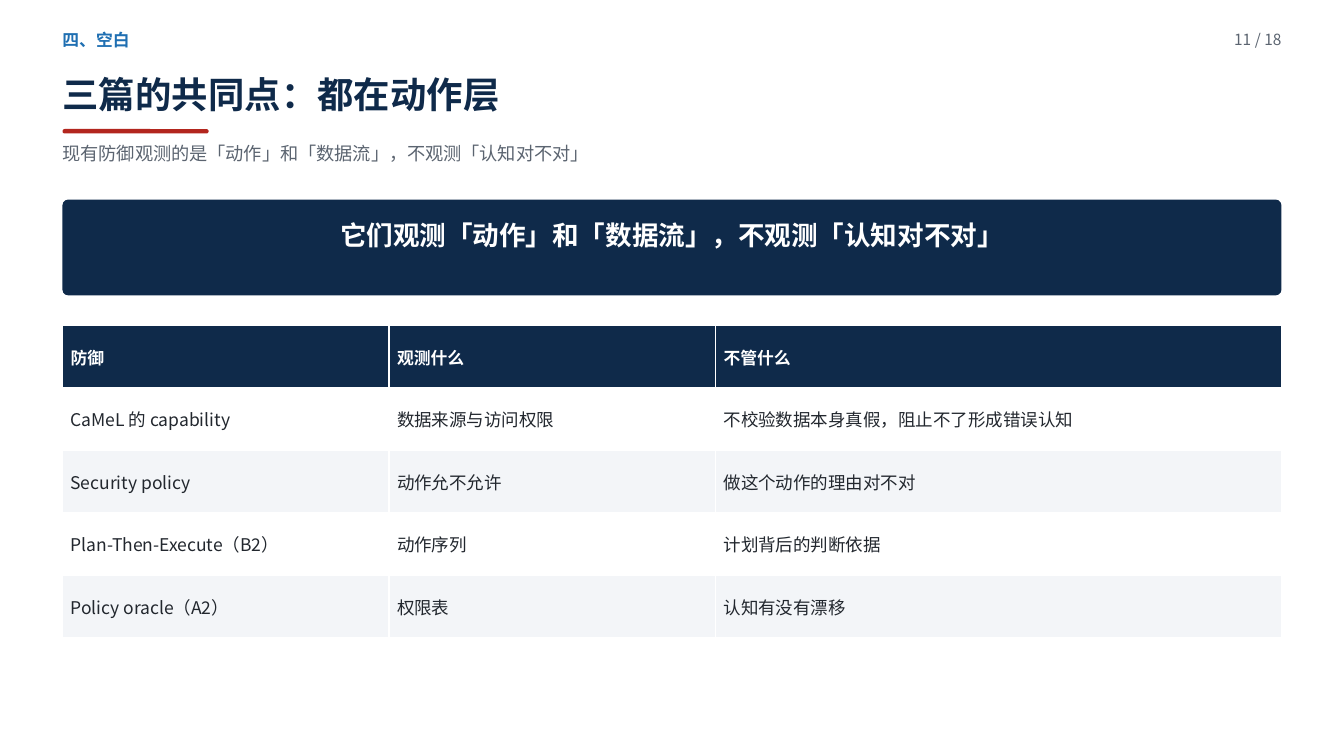
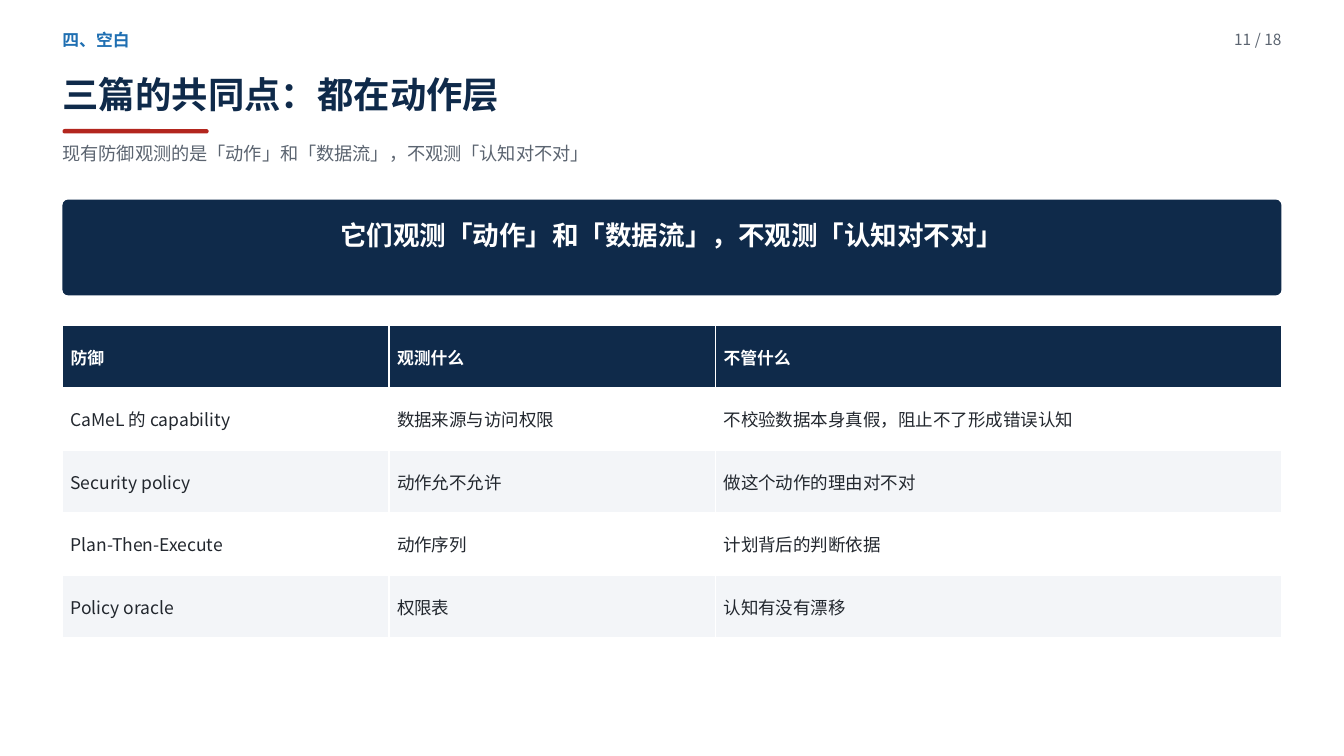
Before and after one commit to yiiiiiii1/multi-agent-remote-sensing, a slide deck: slide 11 of 阶段2-卫星多智能体防御/presentations/新方向调研汇报.pptx. Drawn at 1344x756 pixels with LibreOffice and Linux fonts; fonts in the diff are those of the drawing. Boxes give left, top, right and bottom in pixels: in the first picture for what was removed or moved away, otherwise in the second. Text is boxed around its words. In the diff, an @@ line names an element or a change of style, - is before the commit and + after.

```diff
--- a/阶段2-卫星多智能体防御/presentations/新方向调研汇报.pptx
+++ b/阶段2-卫星多智能体防御/presentations/新方向调研汇报.pptx
@@ table at [63,326,1281,638] @@
-row 4, column 1: Plan-Then-Execute（B2）
+row 4, column 1: Plan-Then-Execute
-row 5, column 1: Policy oracle（A2）
+row 5, column 1: Policy oracle
```
Also in this commit, not shown: 8 other slides changed, 1 other file.
